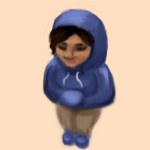
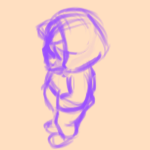
Revision of a layered 150 × 150 image; what changed, layer by layer:
added layer "left" above "right" over (34, 6, 111, 150)
hid "characterneutral copy" over (40, 2, 118, 150)
